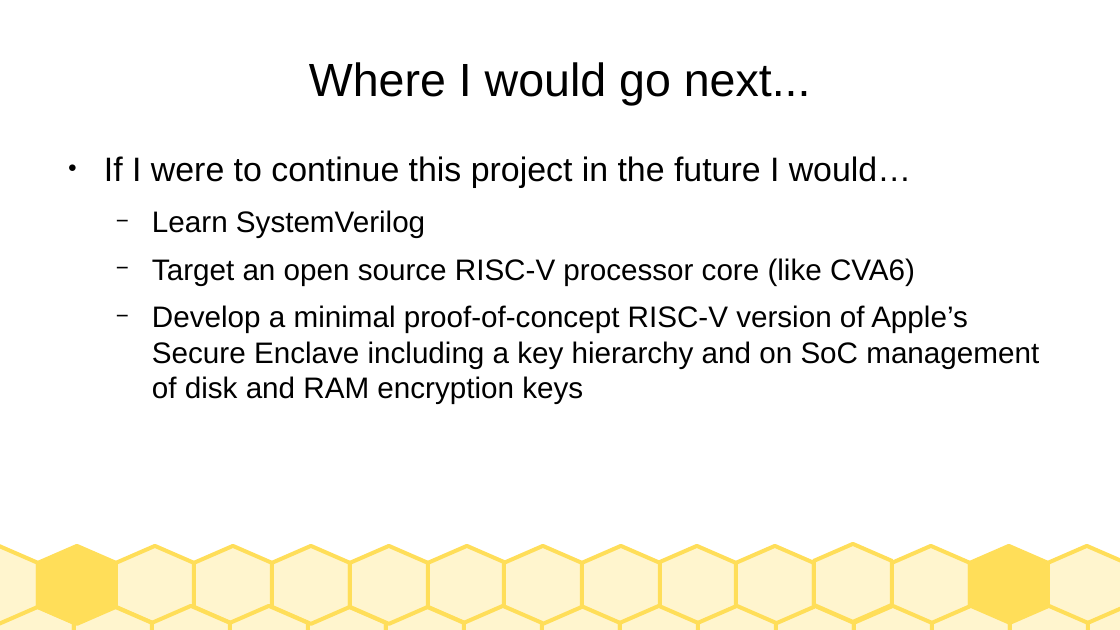
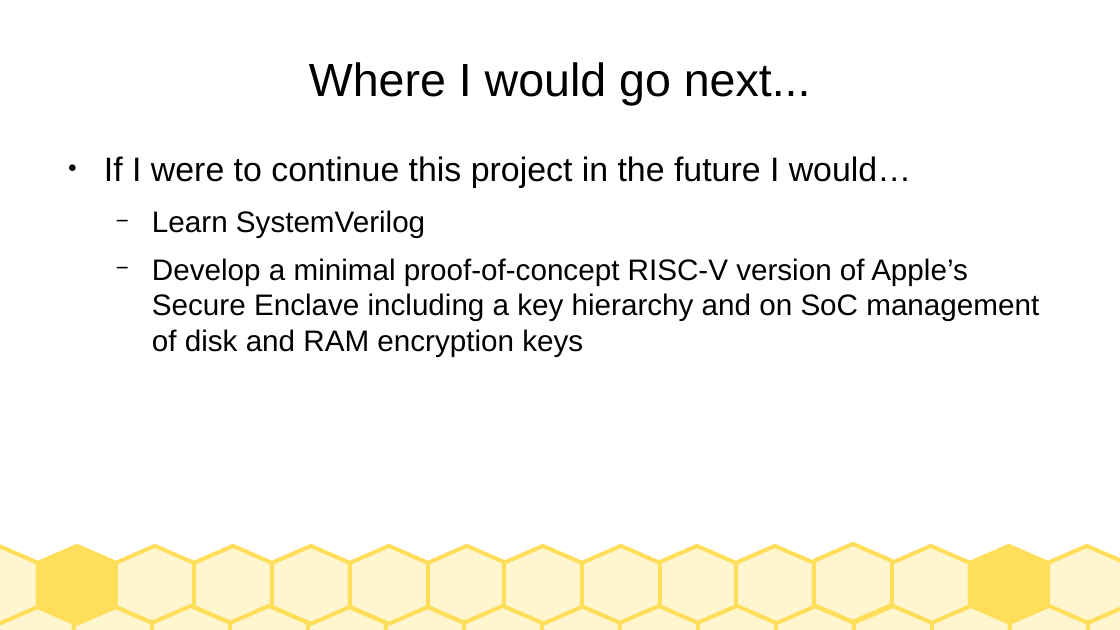
Before and after one commit to gjbauer/senior-project-riscv-cold-boot, a slide deck: slide 14 of cold-boot-riscv.odp. Drawn at 1120x630 pixels with LibreOffice and Linux fonts; fonts in the diff are those of the drawing. Boxes give left, top, right and bottom in pixels: in the first picture for what was removed or moved away, otherwise in the second. Text is boxed around its words. In the diff, an @@ line names an element or a change of style, - is before the commit and + after.

```diff
--- a/cold-boot-riscv.odp
+++ b/cold-boot-riscv.odp
@@ text at box(152, 258, 915, 285): paragraph removed @@
-  − Target an open source RISC-V processor core (like CVA6)
```
